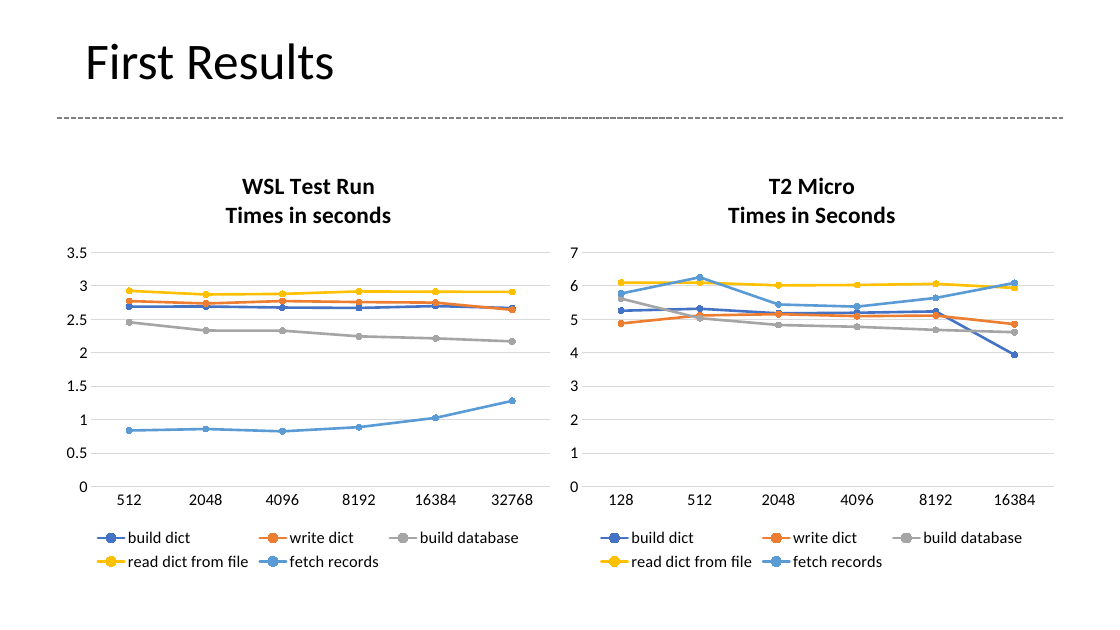
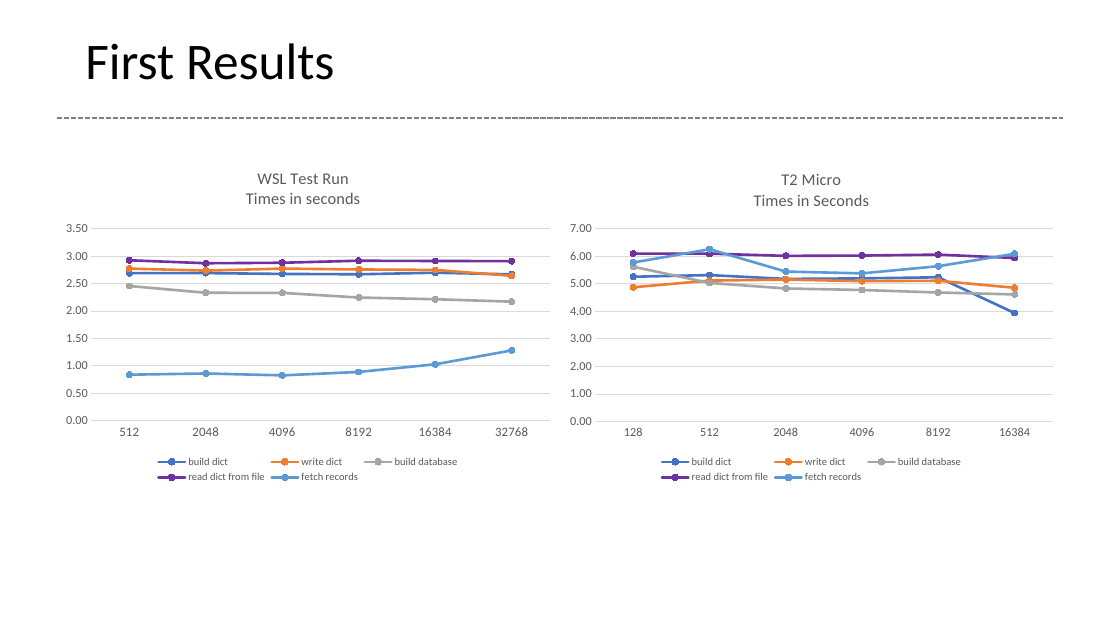
Before and after one commit to glenntu15/BuildVoterDatabase, a slide deck: slide 8 of Proj_presentation.pptx. Drawn at 1120x630 pixels with LibreOffice and Linux fonts; fonts in the diff are those of the drawing. Boxes give left, top, right and bottom in pixels: in the first picture for what was removed or moved away, otherwise in the second. Text is boxed around its words. In the diff, an @@ line names an element or a change of style, - is before the commit and + after.

Commit message:
few more slides, replaces plots

```diff
--- a/Proj_presentation.pptx
+++ b/Proj_presentation.pptx
@@ line chart at [56,155,560,486] @@
@@ colour of read dict from file #FFC000 to #7030A0 @@
@@ legend changed @@
@@ category axis changed @@
@@ value axis changed @@
@@ line chart: place and size @@
-line chart at [56,155,560,575]
+line chart at [56,155,560,486]
@@ line chart at [560,155,1064,486] @@
@@ colour of read dict from file #FFC000 to #7030A0 @@
@@ legend changed @@
@@ category axis changed @@
@@ value axis changed @@
@@ line chart: place and size @@
-line chart at [560,155,1065,575]
+line chart at [560,155,1064,486]
```
Also in this commit, not shown: 6 other slides changed, 2 slides added.
